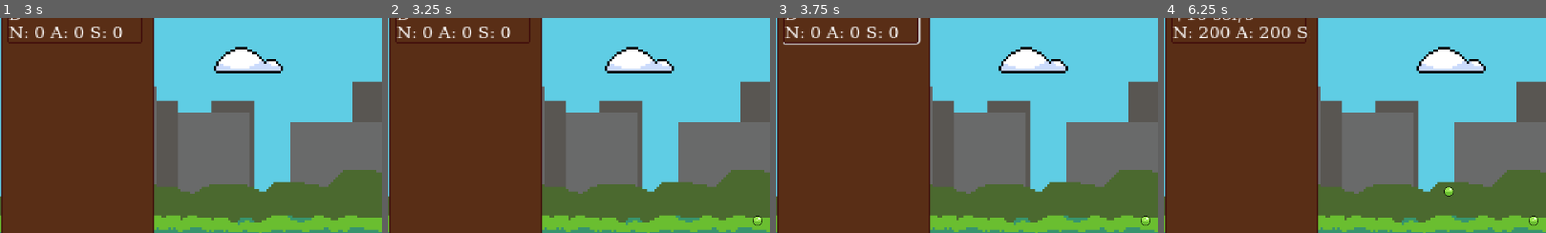
Above: before the commit, frames 1-4 (left to right).
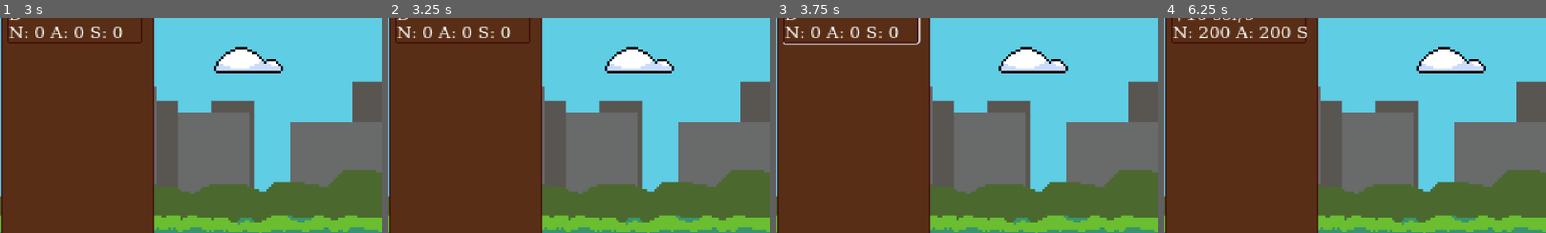
Above: after the commit, the same moments.

Repository: LeaoLuciano/ggj23
Game: Godot game, scene res://scenes/util/root_scene.tscn
The game is run twice, just before and just after one commit, with the same random seed, the same clock (stepped at 60 frames per second) and the same inputs.
Inputs (mouse positions are % of the whole screen's width and height, from its top left):
- Up to frame 1 (3 s): click "1" at 0.5 s; click "2" at 1.25 s; click "3" at 2 s; click "4" at 2.75 s
- Up to frame 2 (3.25 s): no input
- Up to frame 3 (3.75 s): click (11, 18) at 3.5 s
- Up to frame 4 (6.25 s): click "1" at 4.25 s; click "2" at 5 s; click "3" at 5.75 s
The pictures show only the part of the screen within x 1-51%, y 16-66%; the shares and areas given below are measured in that part.

Frame 1 is identical in both runs. In frame 2, less than 0.1% of the frame differs, in the area x 95-98%, y 92-97%; in frame 3, less than 0.1%; in frame 4, 0.2%, in the area x 73-98%, y 78-97%.

Commit message:
Nutriente spawn
Spawn de nutriente apenas no chão

Signed-off-by: MarceloSpessoto <marcelomspessoto@gmail.com>

Diff:
--- a/scenes/items/world.tscn
+++ b/scenes/items/world.tscn
@@ -50,6 +50,7 @@
 [node name="Spawners" type="Node2D" parent="."]
 
 [node name="Nutrient Spawner" parent="Spawners" instance=ExtResource("4_vvy3u")]
+area = Rect2(150, 520, 1252, 411)
 
 [node name="UpgradeMenu" parent="." node_paths=PackedStringArray("nutrient_counter", "water_counter", "sun_counter", "tree") instance=ExtResource("6_ijhpw")]
 nutrient_counter = NodePath("../Counters/Nutrient Counter")
@@ -63,3 +64,10 @@
 position = Vector2(643, 361)
 scale = Vector2(4, 4)
 texture = ExtResource("8_5twrw")
+
+[node name="ColorRect" type="ColorRect" parent="."]
+visible = false
+offset_left = 150.0
+offset_top = 520.0
+offset_right = 1252.0
+offset_bottom = 691.0
